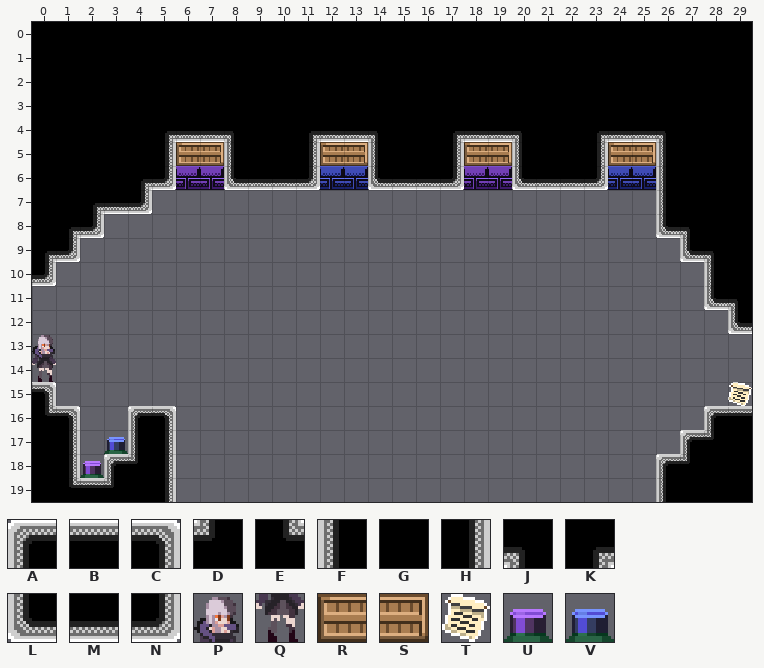
Two states of a Tiled map, Assets/maps/BookmarkLevels/2 - Lower Class Rooms/2 - TimestopLineEmUp.tmx. The picture above is the old version.
Cells are 16x16 px. Shown: x 0..29, y 0..19.
Key: from "Memory world tileset": A 0, B 1, C 2, D 3, E 4, F 5, G 6, H 7, J 8, K 9, L 10, M 11, N 12; from "PlaceholderSprites": P 0, Q 15, R 39, S 40, T 55, U 58, V 59.
_ is an empty cell.
Layers that did not change in this view are not listed.
Layer "ground" before, first column x 0:
 0 GGGGGGGGGGGGGGGGGGGGGGGGGGGGGG
 1 GGGGGGGGGGGGGGGGGGGGGGGGGGGGGG
 2 GGGGGGGGGGGGGGGGGGGGGGGGGGGGGG
 3 GGGGGGGGGGGGGGGGGGGGGGGGGGGGGG
 4 GGGGGKMMJGGKMMJGGKMMJGGKMMJGGG
 5 GGGGGHRSFGGHRSFGGHRSFGGHRSFGGG
 6 GGGGKN__LMMN__LMMN__LMMN__FGGG
 7 GGKMN_____________________FGGG
 8 GKN_______________________LJGG
 9 KN_________________________LJG
10 N___________________________FG
11 ____________________________LJ
12 _____________________________L
13 P_____________________________
14 Q_____________________________
15 C____________________________T
16 EC__AC______________________AB
17 GH_VFH_____________________ADG
18 GHUADH____________________ADGG
19 GEBDGH____________________FGGG
Now the later version:
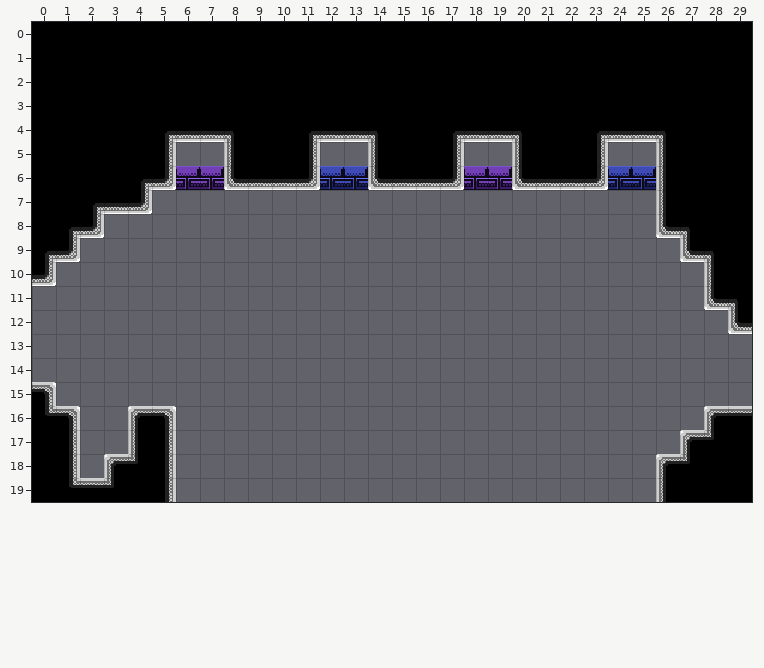
Diff:
Changed rows in their new state; . is an unchanged cell.
Layer "ground":
first column x 6:
 5 __....__....__....__
first column x 0:
13 _.............................
14 _.............................
15 ............................._
17 ..._..........................
18 .._...........................
Where, in picture pixels (left, top, right, bottom), the same in both pictures:
removed: (176, 142, 224, 166)
removed: (320, 142, 368, 166)
removed: (464, 142, 512, 166)
removed: (608, 142, 656, 166)
removed: (32, 335, 56, 382)
removed: (728, 382, 752, 406)
removed: (80, 437, 128, 478)
